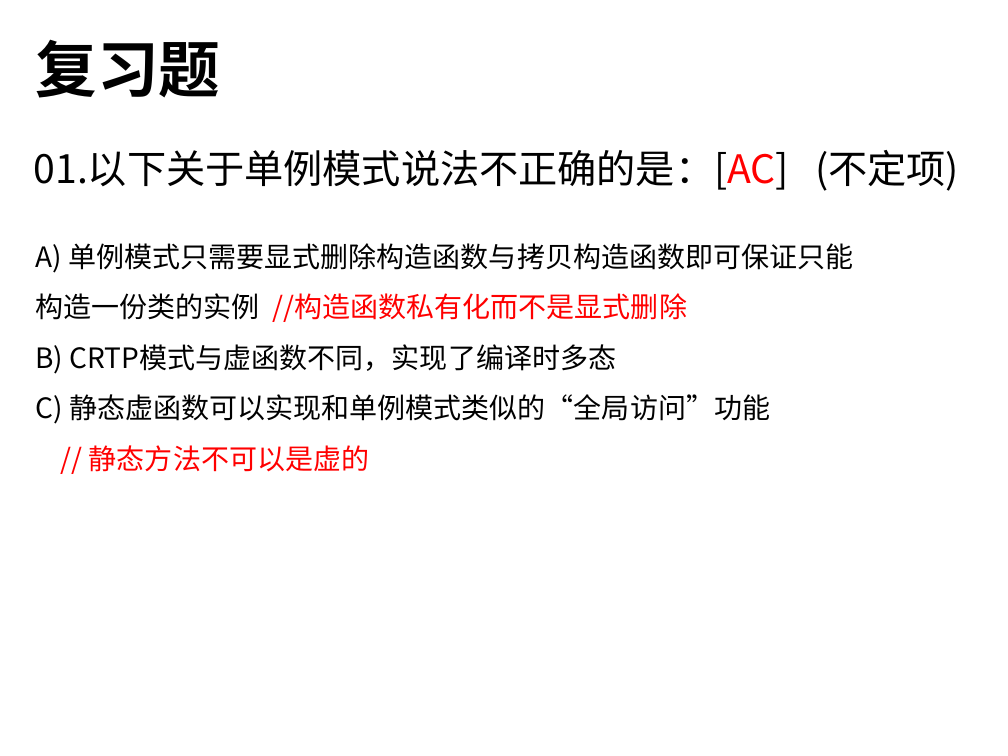
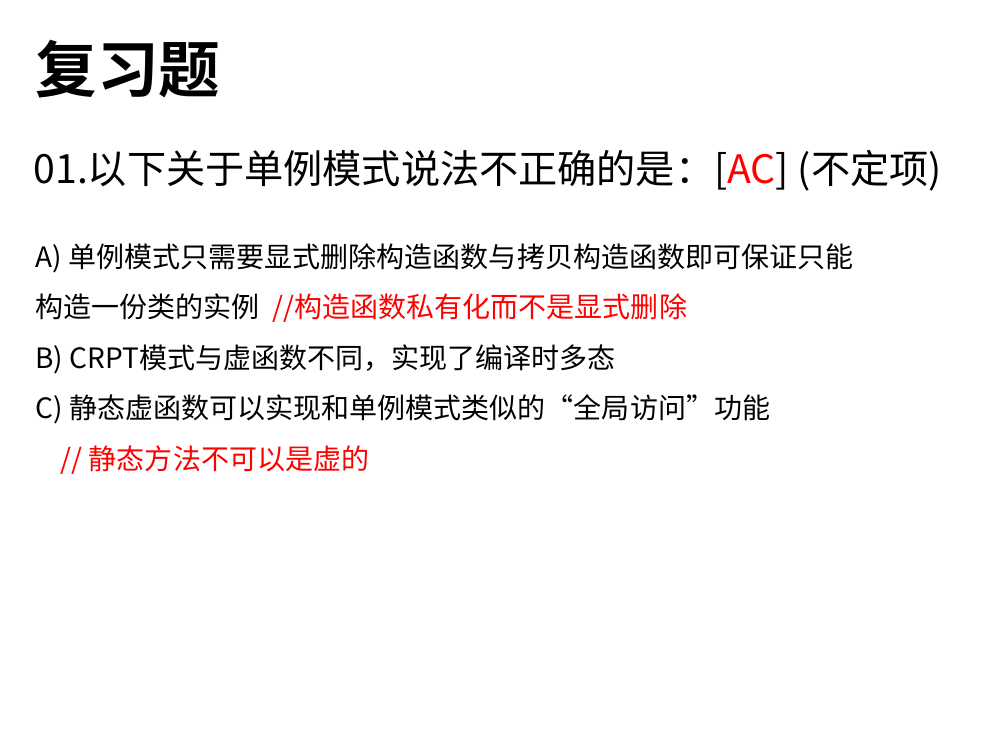
Before and after one commit to thunlp/OOP-THU, a slide deck: slide 62 of oop期末复习-2019.pptx. Drawn at 1008x756 pixels with LibreOffice and Linux fonts; fonts in the diff are those of the drawing. Boxes give left, top, right and bottom in pixels: in the first picture for what was removed or moved away, otherwise in the second. Text is boxed around its words. In the diff, an @@ line names an element or a change of style, - is before the commit and + after.

```diff
--- a/oop期末复习-2019.pptx
+++ b/oop期末复习-2019.pptx
@@ text "01.以下关于单例模式说法不正确的是：[AC] (不定项)" rewrapped from box(34, 150, 959, 191) to box(34, 150, 942, 191) @@
@@ text at box(35, 344, 616, 374): text changed @@
-B) CRTP模式与虚函数不同，实现了编译时多态
+B) CRPT模式与虚函数不同，实现了编译时多态
```
Also in this commit, not shown: 9 other slides changed, 2 slides added.
